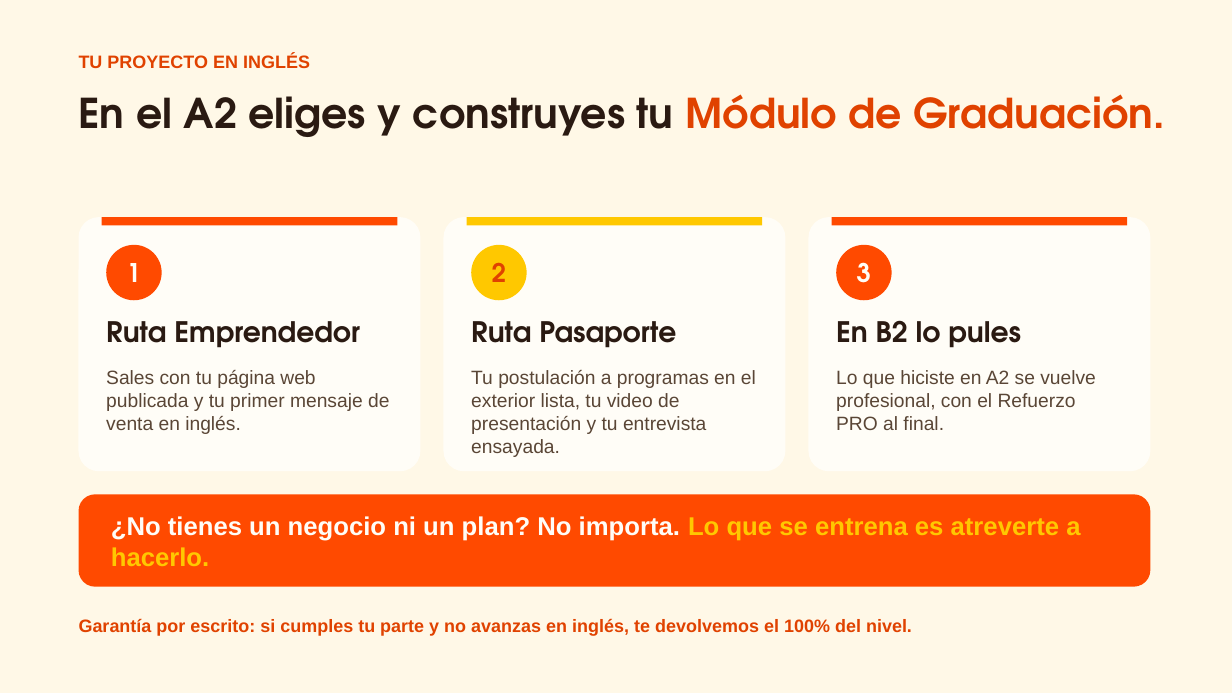
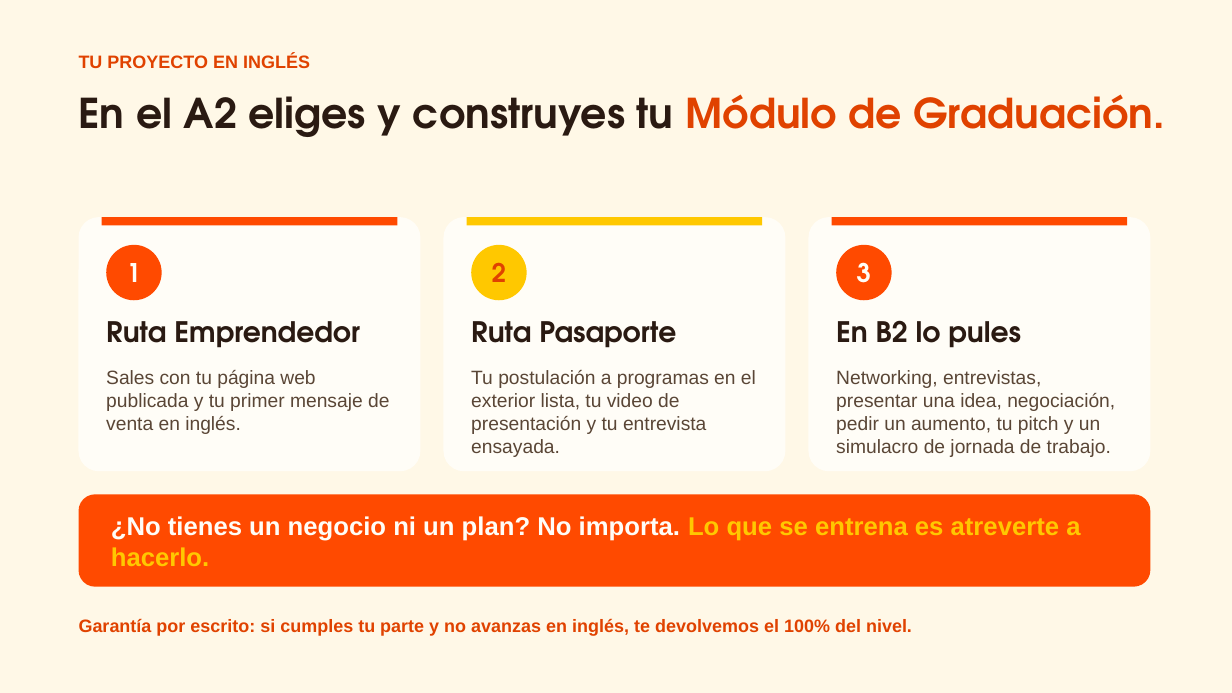
Before and after one commit to gomezrdiana/Plan-academico, a slide deck: slide 2 of recursos/comercial/productos/NICHO_COLEGIOS/SLIDES_COLEGIO_3.pptx. Drawn at 1232x693 pixels with LibreOffice and Linux fonts; fonts in the diff are those of the drawing. Boxes give left, top, right and bottom in pixels: in the first picture for what was removed or moved away, otherwise in the second. Text is boxed around its words. In the diff, an @@ line names an element or a change of style, - is before the commit and + after.

```diff
--- a/recursos/comercial/productos/NICHO_COLEGIOS/SLIDES_COLEGIO_3.pptx
+++ b/recursos/comercial/productos/NICHO_COLEGIOS/SLIDES_COLEGIO_3.pptx
@@ text at (x1=836, y1=370, x2=1115, y2=457): text changed @@
-Lo que hiciste en A2 se vuelve profesional, con el Refuerzo PRO al final.
+Networking, entrevistas, presentar una idea, negociación, pedir un aumento, tu pitch y un simulacro de jornada de trabajo.
```
Also in this commit, not shown: 2 other files.
